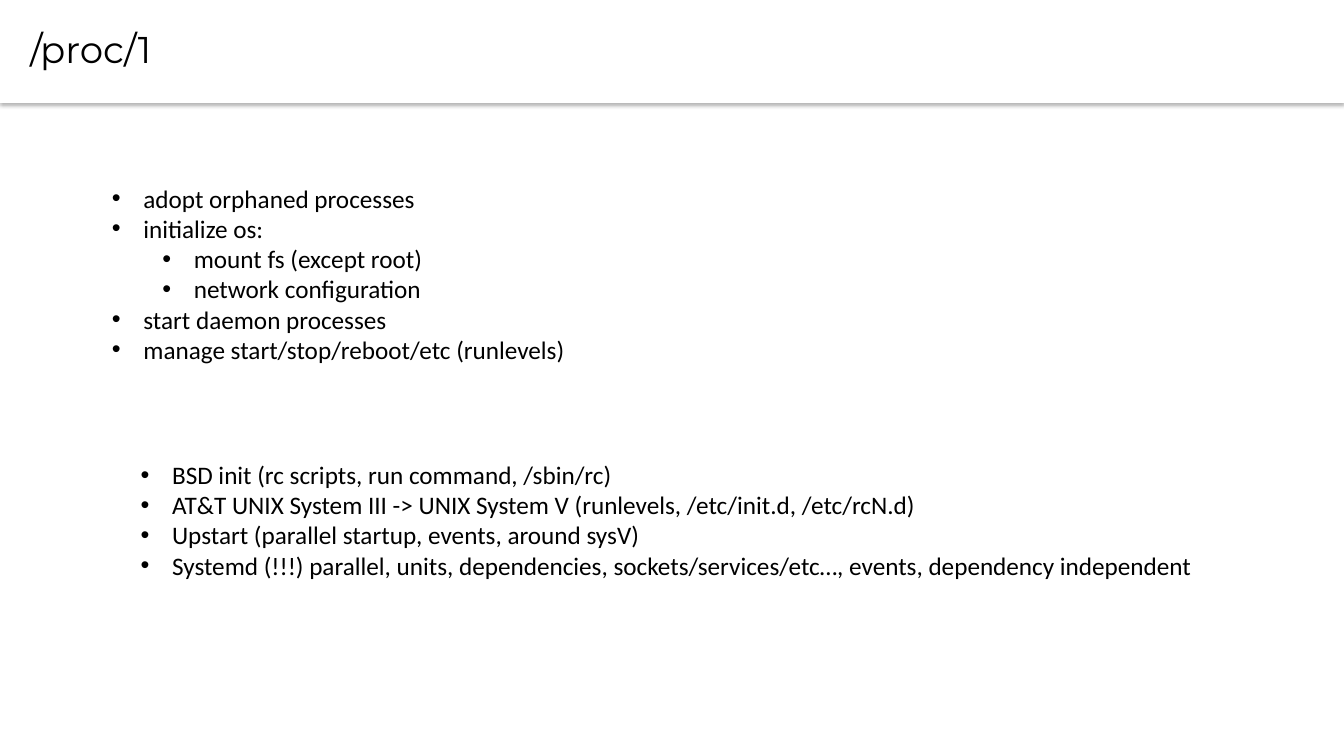
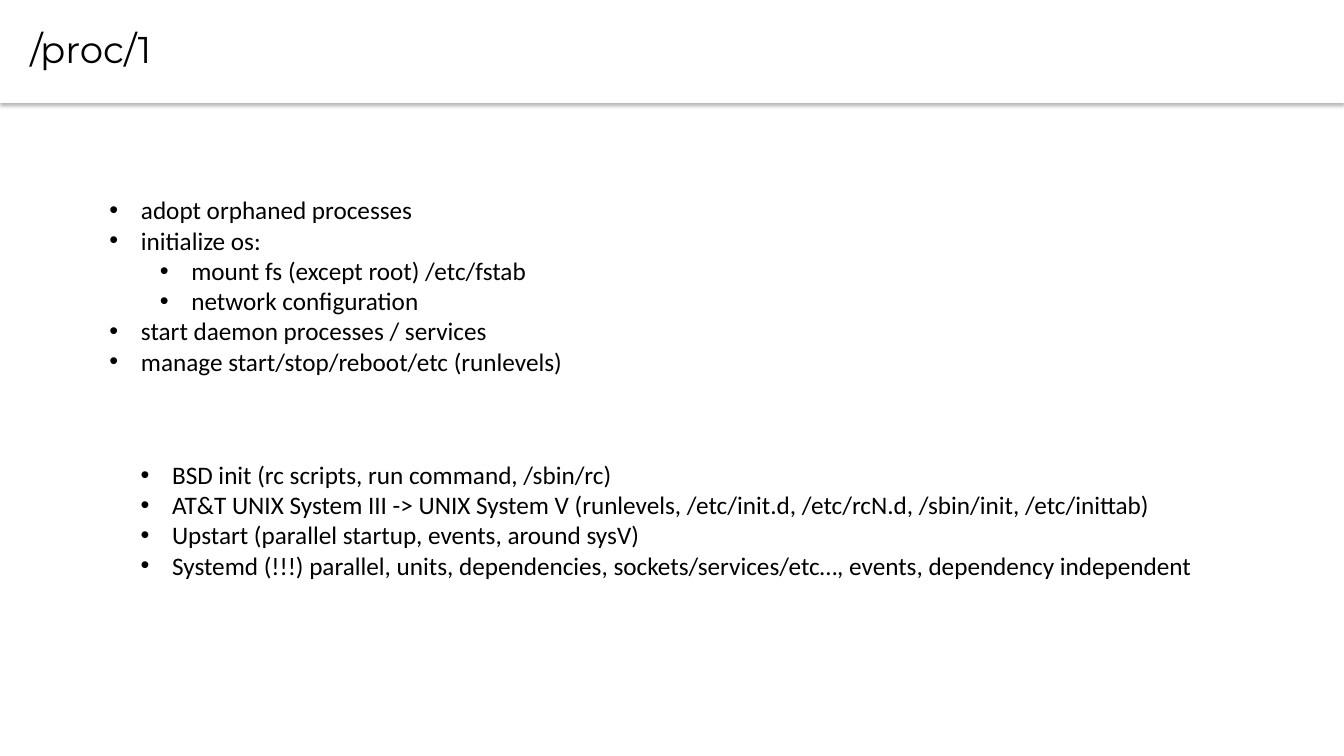
Before and after one commit to CsteerDevops1/lectures_devops2, a slide deck: slide 5 of LinuxAdm/LinuxAdm4.pptx (slide 4 before the commit). Drawn at 1344x756 pixels with LibreOffice and Linux fonts; fonts in the diff are those of the drawing. Boxes give left, top, right and bottom in pixels: in the first picture for what was removed or moved away, otherwise in the second. Text is boxed around its words. In the diff, an @@ line names an element or a change of style, - is before the commit and + after.

```diff
--- a/LinuxAdm/LinuxAdm4.pptx
+++ b/LinuxAdm/LinuxAdm4.pptx
@@ text "adopt orphaned processes": place and size @@
-text "adopt orphaned processes" at bbox=[143, 190, 564, 364]
+text "adopt orphaned processes" at bbox=[141, 201, 562, 376]
@@ text at bbox=[191, 261, 526, 284]: text changed @@
-  • mount fs (except root)
+  • mount fs (except root) /etc/fstab
@@ text at bbox=[141, 322, 487, 344]: text changed @@
-• start daemon processes
+• start daemon processes / services
@@ text at bbox=[172, 495, 1149, 518]: text changed @@
-• AT&T UNIX System III -> UNIX System V (runlevels, /etc/init.d, /etc/rcN.d)
+• AT&T UNIX System III -> UNIX System V (runlevels, /etc/init.d, /etc/rcN.d, /sbin/init, /etc/inittab)
```
Also in this commit, not shown: 1 other slide changed, 1 slide added.
